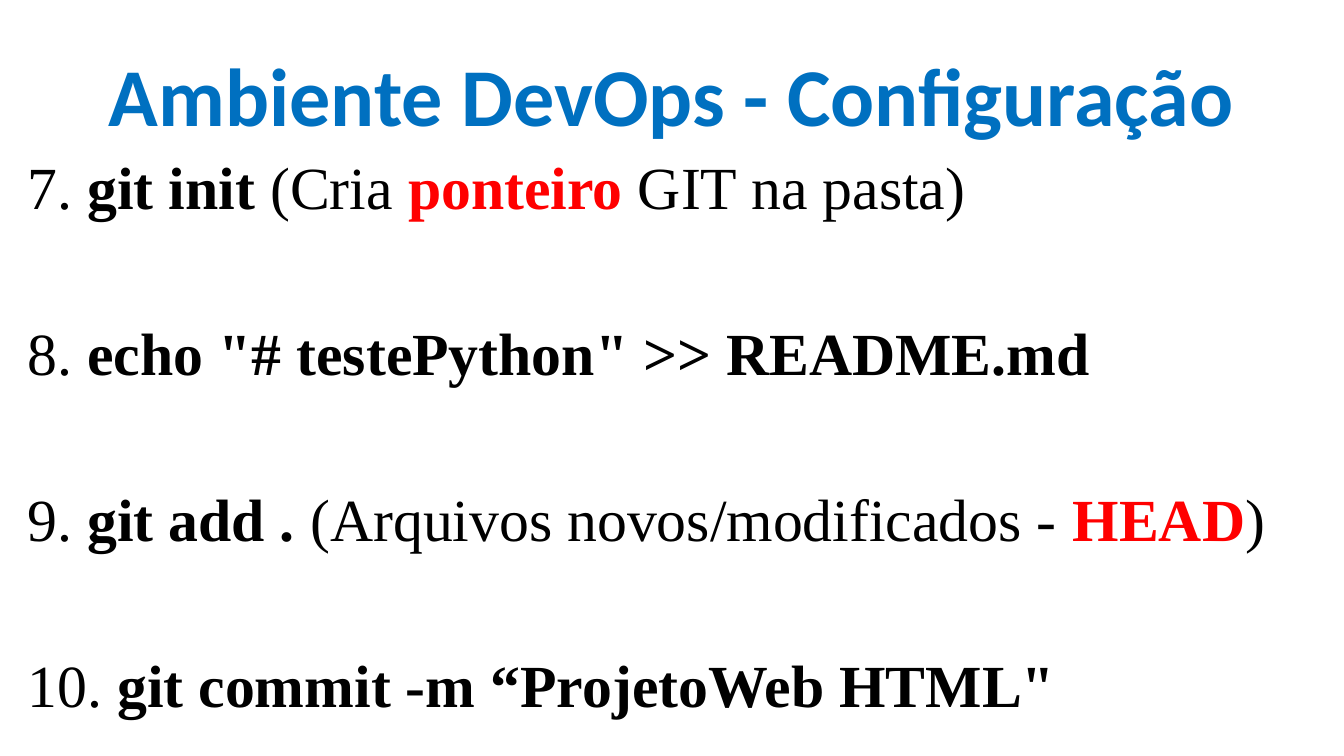
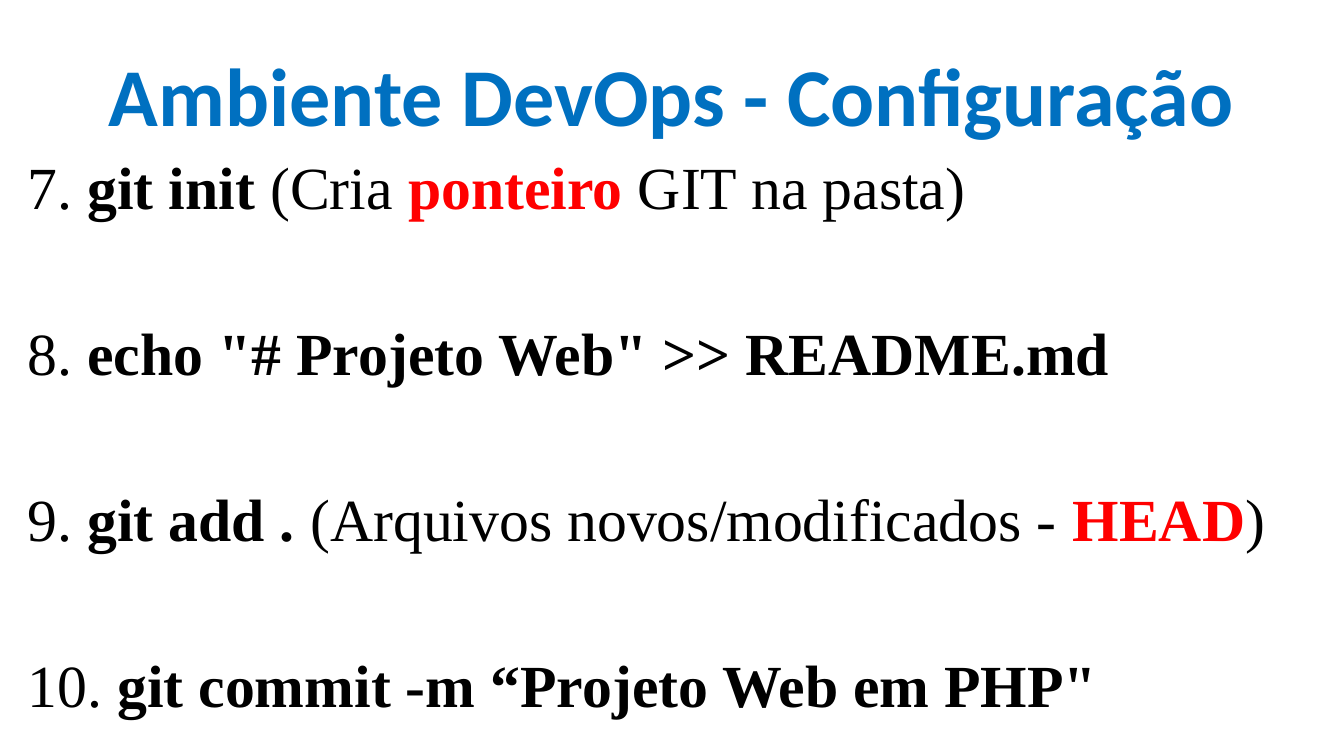
Before and after one commit to CloudEducationBrazil/WydenDesenvolvimentoWebPHP, a slide deck: slide 9 of 01 Classes/Aula 02, 03, 04 Desenvolvimento Web Caracterização - HTML.pptx. Drawn at 1344x756 pixels with LibreOffice and Linux fonts; fonts in the diff are those of the drawing; background and template pictures are left out. Boxes give left, top, right and bottom in pixels: in the first picture for what was removed or moved away, otherwise in the second. Text is boxed around its words. In the diff, an @@ line names an element or a change of style, - is before the commit and + after.

```diff
--- a/01 Classes/Aula 02, 03, 04 Desenvolvimento Web Caracterização - HTML.pptx
+++ b/01 Classes/Aula 02, 03, 04 Desenvolvimento Web Caracterização - HTML.pptx
@@ text at <box>28,333,1109,386</box>: text changed @@
-8. echo "# testePython" >> README.md
+8. echo "# Projeto Web" >> README.md
@@ text at <box>28,665,1098,718</box>: text changed @@
-10. git commit -m “ProjetoWeb HTML"
+10. git commit -m “Projeto Web em PHP"
```
Also in this commit, not shown: 52 other slides changed, 1 slide removed, 1 other file.
